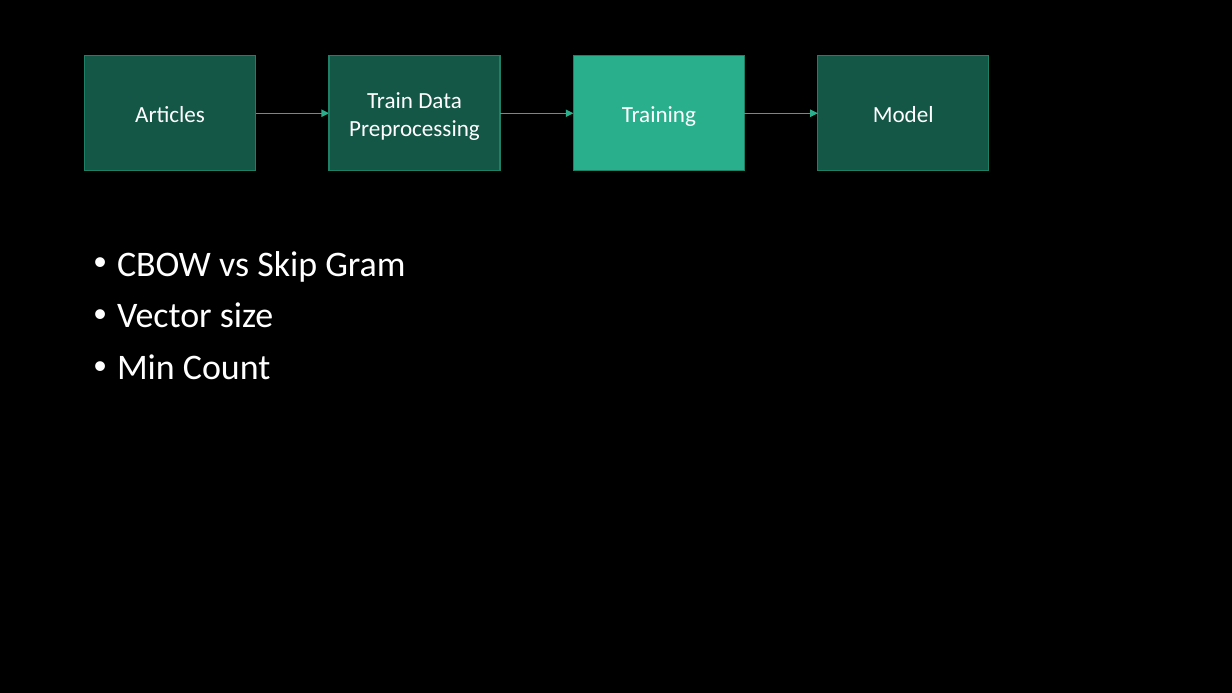
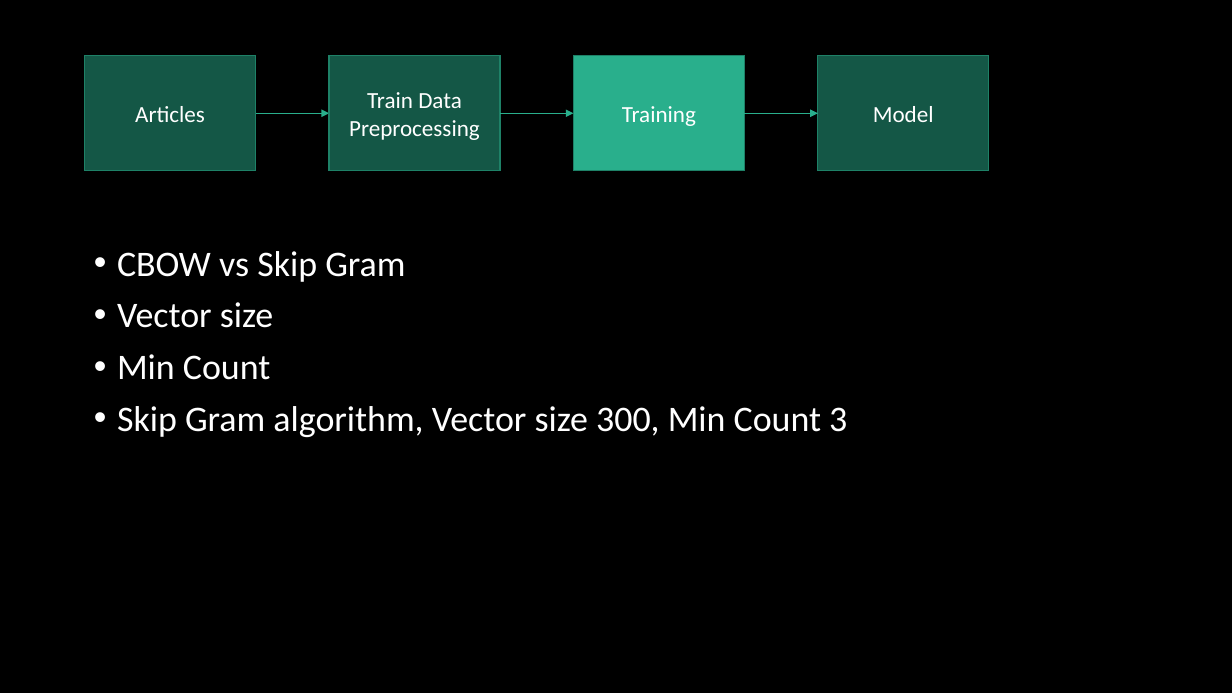
Before and after one commit to ZhongTing/HotTopicDetection, a slide deck: slide 8 of Hot-Topic-Detection.pptx. Drawn at 1232x693 pixels with LibreOffice and Linux fonts; fonts in the diff are those of the drawing. Boxes give left, top, right and bottom in pixels: in the first picture for what was removed or moved away, otherwise in the second. Text is boxed around its words. In the diff, an @@ line names an element or a change of style, - is before the commit and + after.

```diff
--- a/Hot-Topic-Detection.pptx
+++ b/Hot-Topic-Detection.pptx
@@ text at [117,406,847,437]: paragraph added @@
+• Skip Gram algorithm, Vector size 300, Min Count 3
```
Also in this commit, not shown: 8 other slides changed, 19 slides added, 3 other files.
